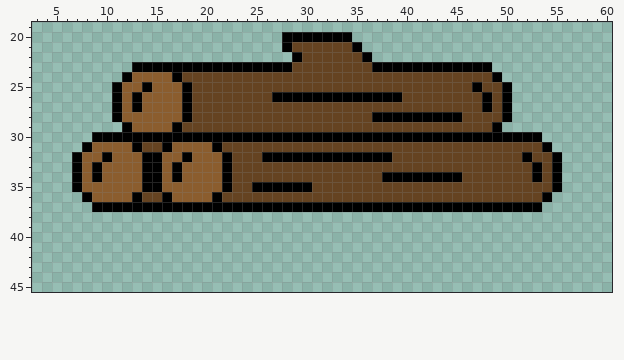
Two states of a pixel-art sprite, Assets/Textures/wood.png. Above, as it was before the edit.
The file is 64x64 pixels. Pixels under 10% opacity are left out. Shown: x 3..60, y 19..45.
The same view after the edit:
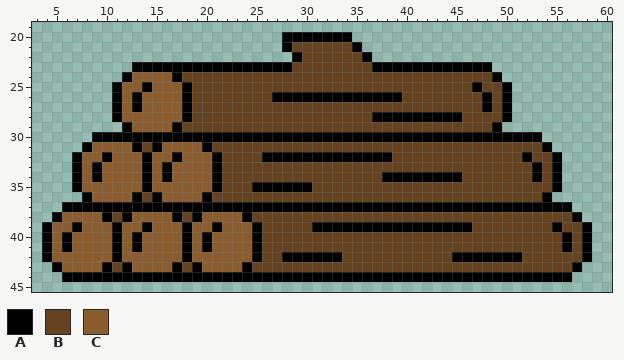
Palette (. is transparent): A #000000  B #654321  C #8b5d2e
The commit says: updated wood and stone icon
The edit:
Colour A now appears in row 37 at x 6 to 8 and 54 to 56; in row 38 at x 5, 10, 12, 17, 19, 24 and 57; in row 39 at x 4, 7, 11, 14, 18, 21, 25, 31 to 46, 55 and 58; in rows 40 to 41 at x 4, 6, 11, 13, 18, 20, 25, 56 and 58; in row 42 at x 4, 11, 18, 25, 28 to 33, 45 to 51 and 58; in row 43 at x 5, 10, 12, 17, 19, 24 and 57.
Colour A now appears in row 44 at x 6 to 56.
The author changed colour B to colour A in row 31 at x 15; in row 36 at x 15.
The author changed colour C to colour A in row 31 at x 20; in row 32 at x 17 and 21; in rows 33 to 34 at x 16 and 21; in row 35 at x 21; in row 36 at x 20.
Colour B now appears in row 38 at x 11, 18 and 25 to 56; in row 39 at x 26 to 30, 47 to 54 and 56 to 57; in rows 40 to 41 at x 26 to 55 and 57; in row 42 at x 26 to 27, 34 to 44 and 52 to 57; in row 43 at x 11, 18 and 25 to 56.
The author changed colour A to colour B in row 31 at x 21; in rows 32 to 35 at x 22; in row 36 at x 21.
Colour C now appears in row 38 at x 6 to 9, 13 to 16 and 20 to 23; in row 39 at x 5 to 6, 8 to 10, 12 to 13, 15 to 17, 19 to 20 and 22 to 24; in rows 40 to 41 at x 5, 7 to 10, 12, 14 to 17, 19 and 21 to 24; in row 42 at x 5 to 10, 12 to 17 and 19 to 24; in row 43 at x 6 to 9, 13 to 16 and 20 to 23.
The author changed colour A to colour C in row 31 at x 16; in row 32 at x 15 and 18; in rows 33 to 34 at x 15 and 17; in row 35 at x 15; in row 36 at x 16.
